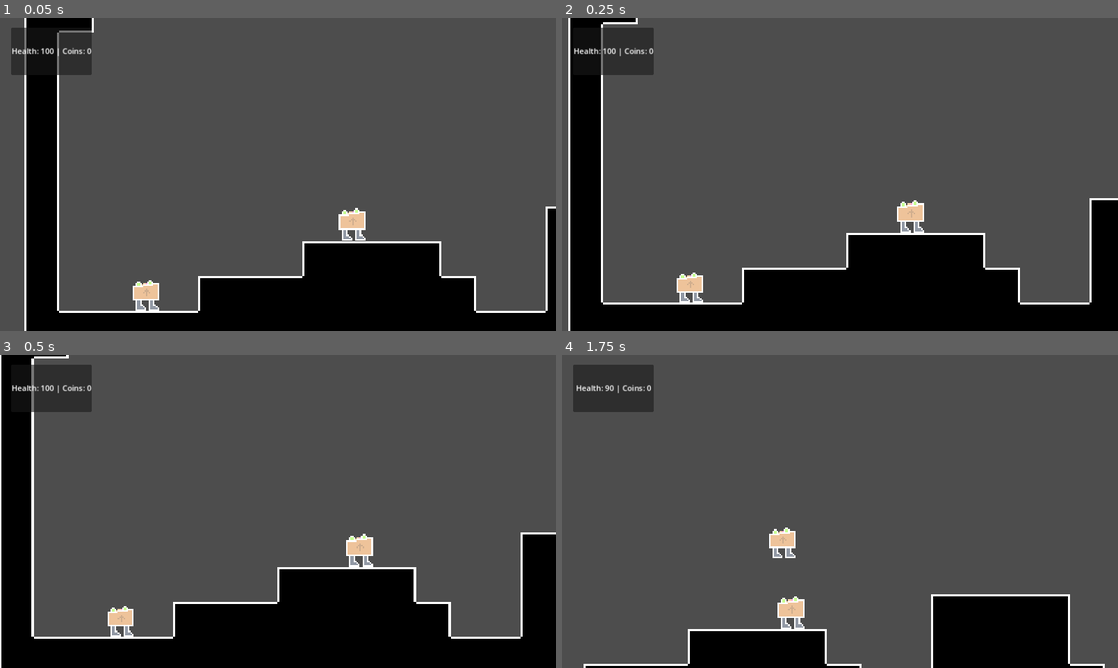
Above: before the commit, frames 1-4 (two rows, left to right).
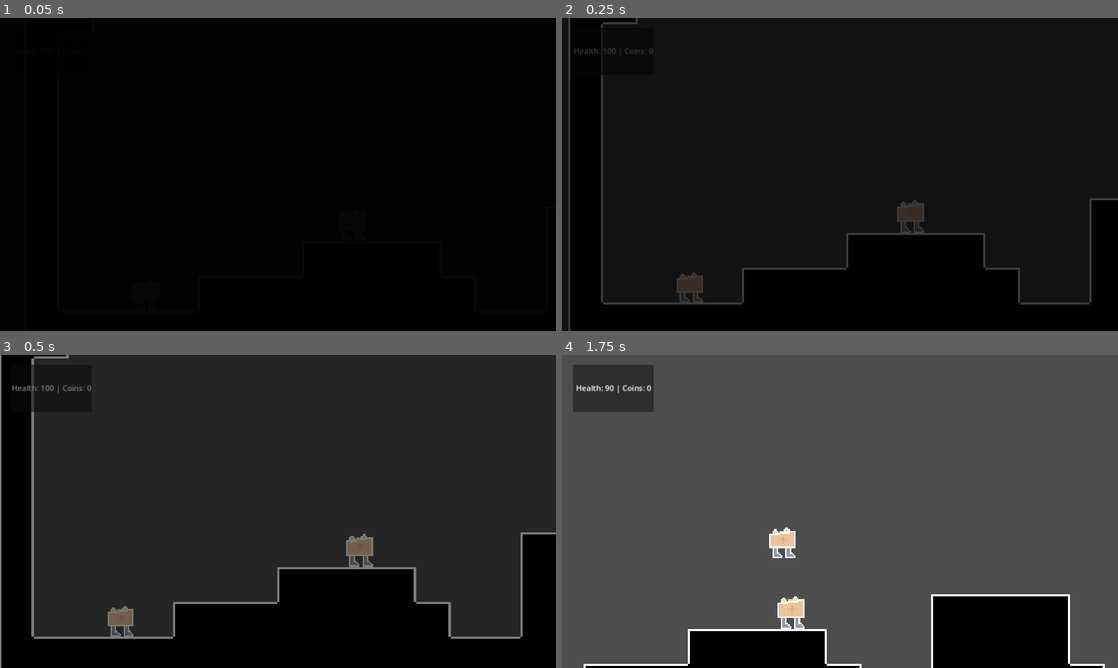
Above: after the commit, the same moments.

Repository: ShardHero/Main
Game: Godot game, scene res://scenes/level1.tscn
The game is run twice, just before and just after one commit, with the same random seed, the same clock (stepped at 60 frames per second) and the same inputs.
Inputs:
- Up to frame 1 (0.05 s): no input
- Up to frame 2 (0.25 s): no input
- Up to frame 3 (0.5 s): no input
- Up to frame 4 (1.75 s): tap Enter (ui_accept) at 0.5, 0.77, 1.52 s; hold Right (ui_right) from 0.53 s (still down)

The runs differ from the first frame. In frame 1, 80% of the frame differs, in the area x 0-100%, y 0-100%; in frame 2, 77%; in frame 3, 74%; in frame 4, nothing differs.

Commit message:
add fade in/out animation to level 1 in/out

Diff:
--- a/scenes/level_1.gd
+++ b/scenes/level_1.gd
@@ -2,12 +2,14 @@
 extends Node
 
 @onready var var_label_node = $Canvas/Panel/VarLabel
+@onready var animation_player = %AnimationPlayer
 @onready var player = get_node("main_character")
 
 # Called when the node enters the scene tree for the first time.
 func _ready():
 	var camera = get_node("MovingCamera")
 	#Floor, Ceiling, Xmin, Xmax
+	animation_player.play("fade_in")
 	Global.adjust_camera(405, -134, 390, 6116, camera, player)
 	Global.set_var_label(var_label_node)
 
--- a/scenes/level_1_up_area.gd
+++ b/scenes/level_1_up_area.gd
@@ -1,6 +1,9 @@
 extends Area2D
+@onready var animation_player = %AnimationPlayer
 
 
 func _on_body_entered(body: Node2D) -> void:
 	if body.name == "main_character":
+		animation_player.play("fade_out")
+		await animation_player.animation_finished # Wait for it to finish
 		get_tree().change_scene_to_file("res://scenes/toplevel_2.tscn")
Not shown: 1 places in scenes/level1.tscn that only renumber resources
Not shown: 1 places in scenes/level2.tscn that only renumber resources
Not shown: 1 places in scenes/moving_camera.tscn that only renumber resources
Not shown: 1 places in scenes/toplevel_2.tscn that only renumber resources
